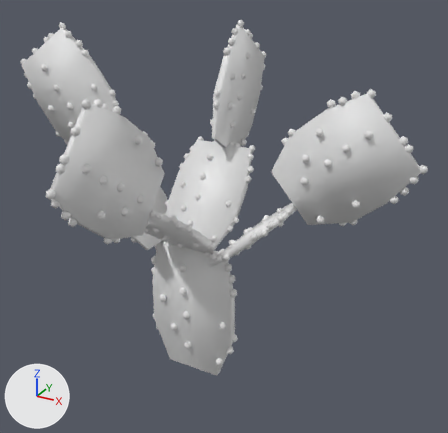
The COLLADA model art/meshes/flora/nopal_a.dae: old version first, new version second.
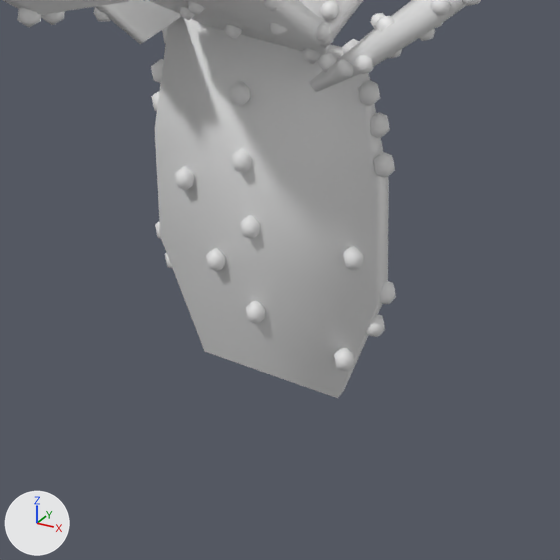
Each version appears first whole from a 50 mm camera at (3.01, -4.78, 4.2) aimed at (0.29, 0.15, 1.73), and next in a close-up on the part from 22% to 66% of the width and 54% to 100% of the height. The axes (+X, +Y, +Z) are drawn at lower left. The lights are the same throughout.
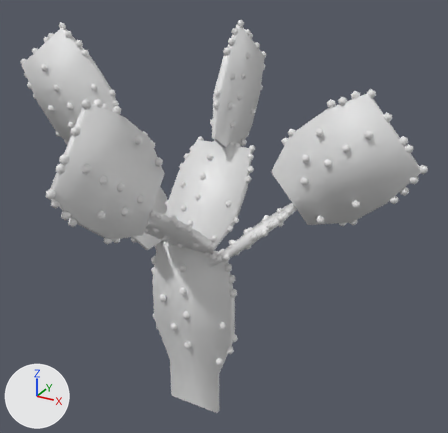
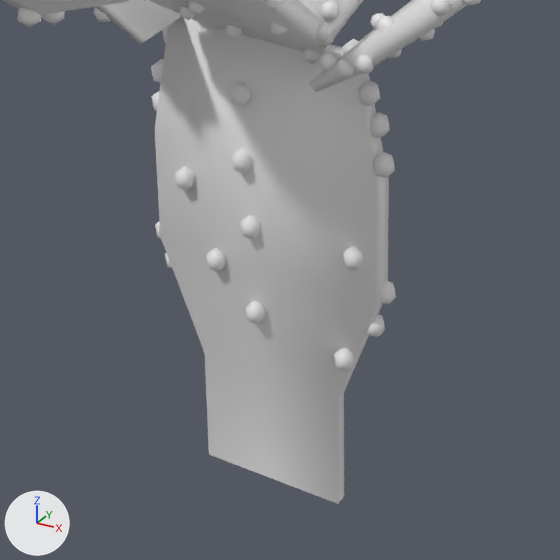
The newer file is also rescaled (x1.27), turned or shifted as a whole; pictures and numbers use the older file's frame.

Boxes [x1, y1, x2, y2] around the edits, measured in the close-ups (560 x 560 px):
'Cube', reshaped: before [3, 0, 481, 398]; after [3, 0, 481, 504]
part 1 of me_cube_001, built on: before [160, 236, 382, 398]; after [160, 236, 383, 504]

The edits, one by one:
me_cube_001 is used by ob_cube; location (0.0, -0.001, 0.663).
me_cube_001 had 3564 vertices, 5940 faces and spanned x -2.02..2.19, y -1.84..1.64, z -0.74..2.84.
me_cube_001 now has 3570 vertices, 5952 faces and spans x -2.02..2.19, y -1.84..1.64, z -1.25..2.84.
Part 1, on me_cube_001:
6 vertices in x -0.3..0.3, y -0.02..0.02, z -0.74 move by (0.0, 0.0, -0.01).
6 new vertices lie (0.0, 0.0, -0.5) away from vertices in x -0.3..0.3, y -0.02..0.02, z -0.74.
12 new faces join them.
